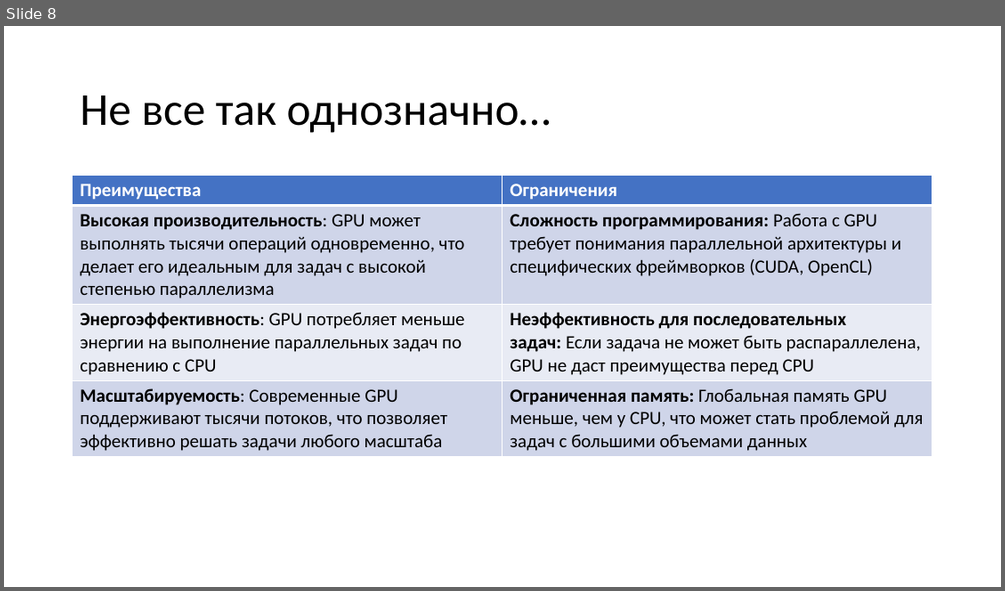
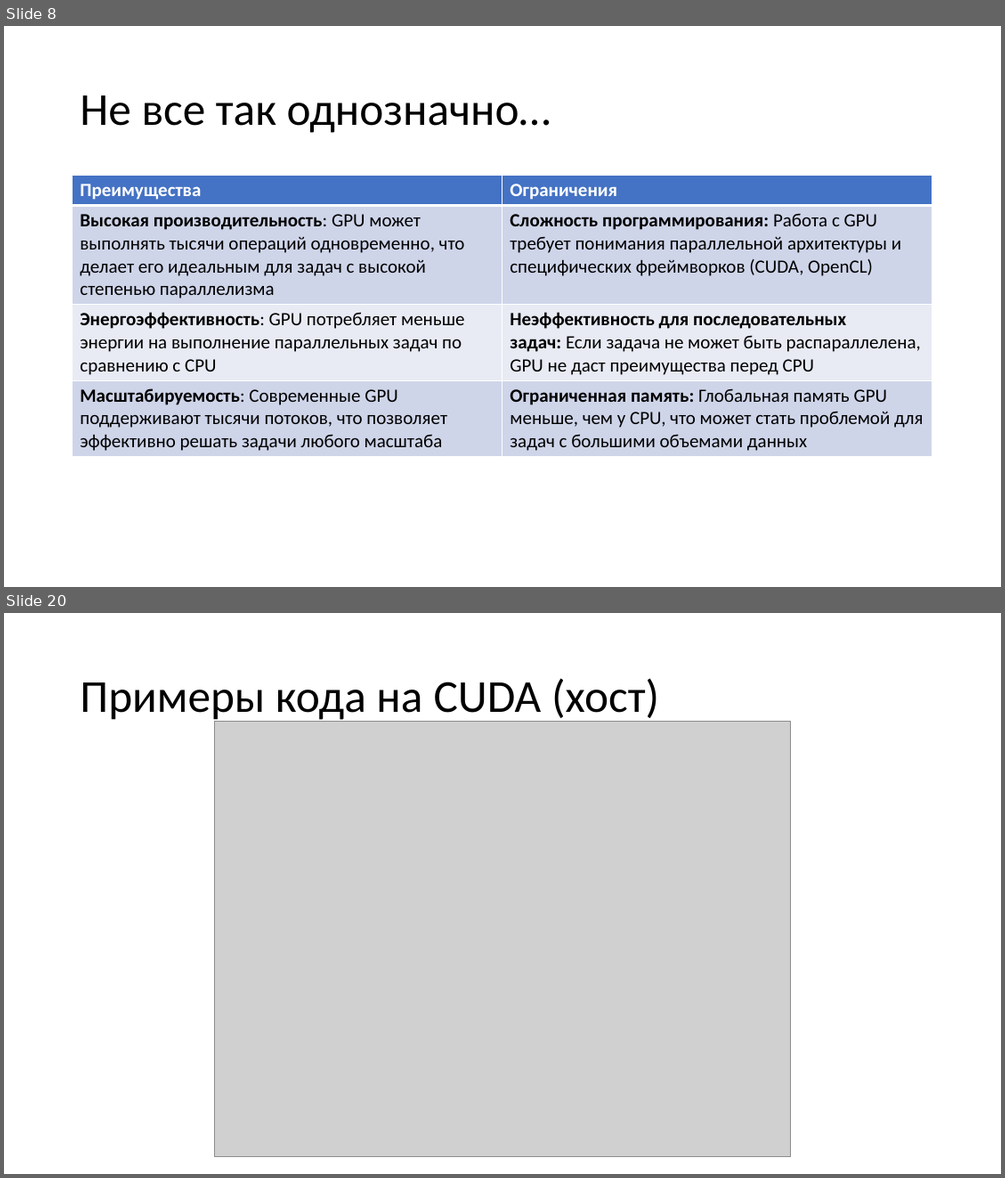
Before and after one commit to pezkov/gpu_course, a slide deck: presentations/Вычисления на GPU.pptx. Shown one above the other, each under a label of ours: slide 8 before the commit, slides 8 and 20 after it; the slides between them are not shown. The pictures are 1005x591 and 1005x1178 pixels, drawn with LibreOffice and Linux fonts; fonts in the diff are those of the drawing; grey boxes stand for pictures. Boxes give left, top, right and bottom in pixels: in the first picture for what was removed or moved away, otherwise in the second. Text is boxed around its words. In the diff, an @@ line names an element or a change of style, - is before the commit and + after.

Commit message:
upd pres: frameworks and code examples cuda + ocl

```diff
--- a/presentations/Вычисления на GPU.pptx
+++ b/presentations/Вычисления на GPU.pptx
@@ slide 20 added at [4,613,1001,1174], background #FFFFFF @@
@@ title added at [80,678,659,722], 44 pt, text #000000 @@
+Примеры кода на CUDA (хост)
@@ picture added at [215,722,791,1157] @@
```
Also in this commit, not shown: 1 slide changed, 12 other slides added, 3 other files.
